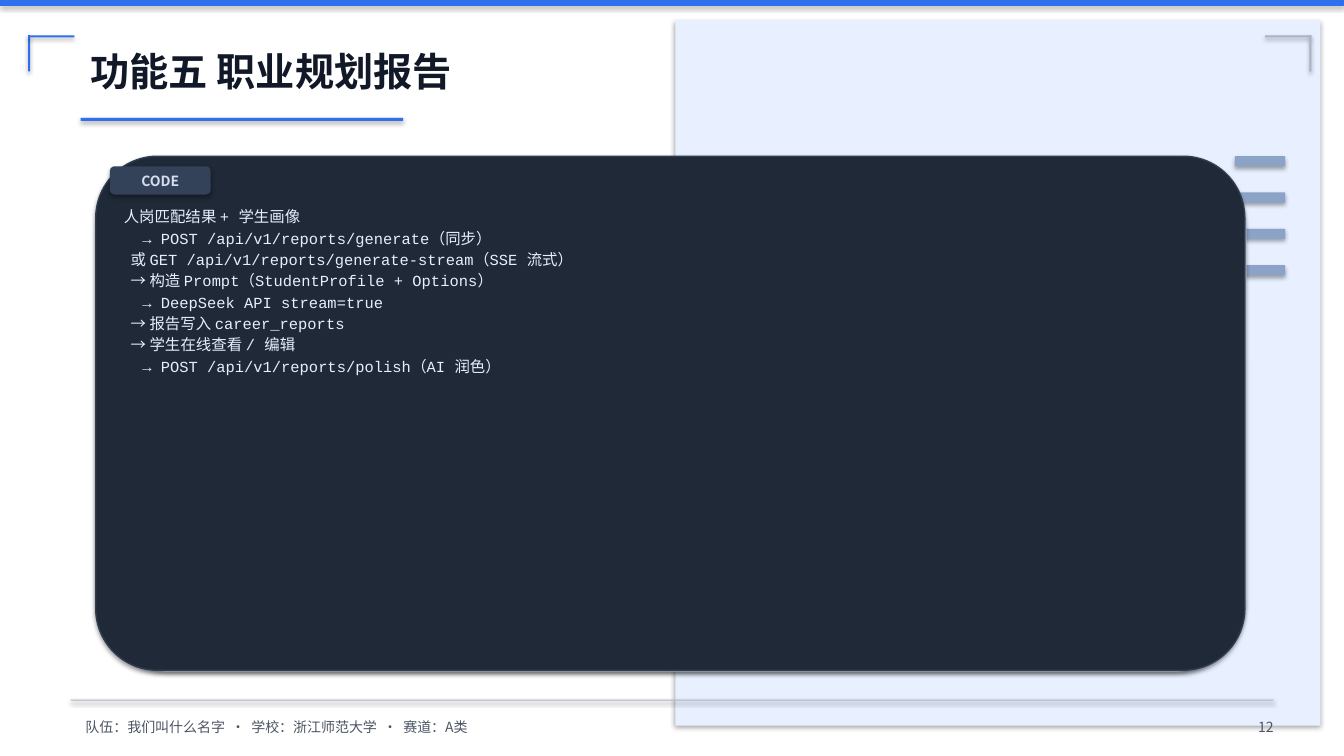
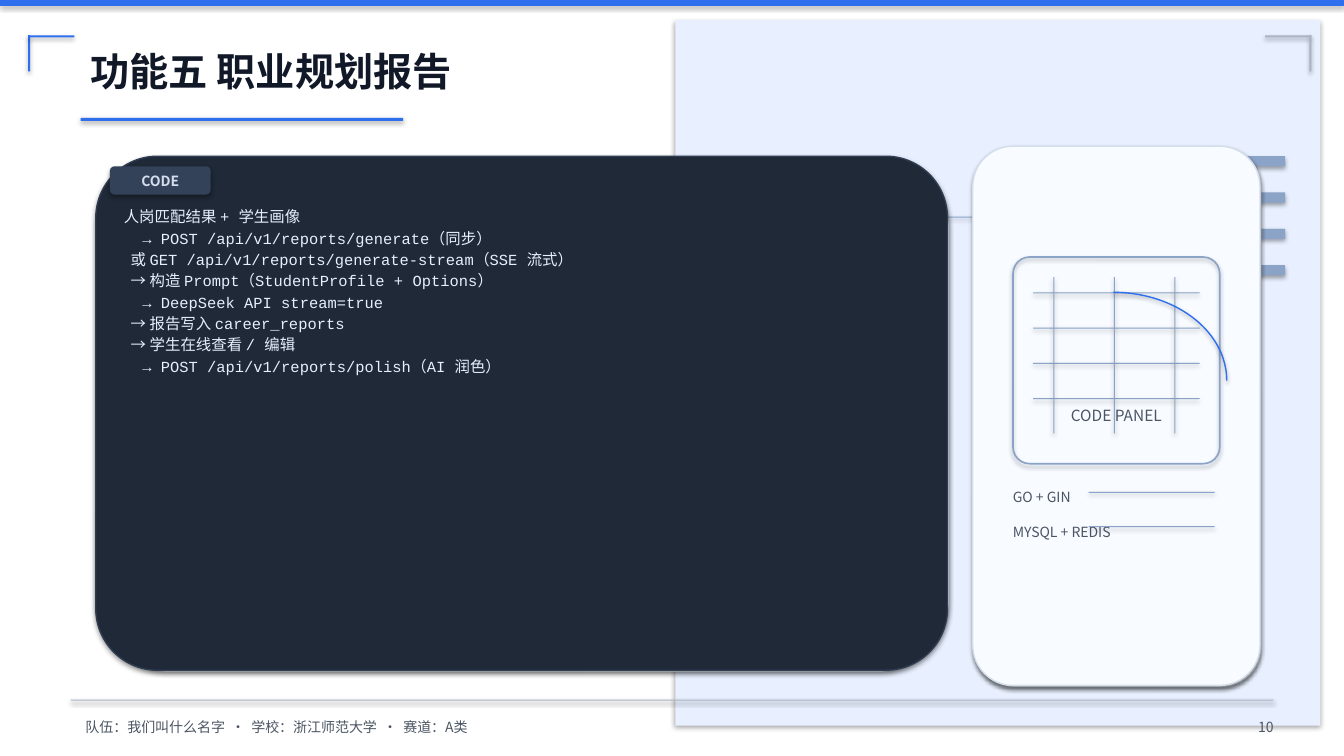
Before and after one commit to ltx-202432110105/quote, a slide deck: slide 11 of slides/competition.pptx (slide 13 before the commit). Drawn at 1344x756 pixels with LibreOffice and Linux fonts; fonts in the diff are those of the drawing; background and template pictures are left out; a plain dark background stands for a picture behind light text. Boxes give left, top, right and bottom in pixels: in the first picture for what was removed or moved away, otherwise in the second. Text is boxed around its words. In the diff, an @@ line names an element or a change of style, - is before the commit and + after.

```diff
--- a/slides/competition.pptx
+++ b/slides/competition.pptx
@@ background #F5F7FA to picture (left out) @@
@@ rounded rectangle added at (973,146,1260,686), fill #F8FBFF, outline #D5DFEA 1 pt, 11 pt, text #4B5563 @@
+CODE PANEL
@@ rounded rectangle added at (974,147,1261,687), fill #E9EEF4 @@
@@ rounded rectangle: place and size @@
-rounded rectangle at (96,156,1245,670)
+rounded rectangle at (96,156,948,670)
@@ rounded rectangle: place and size @@
-rounded rectangle at (97,157,1246,671)
+rounded rectangle at (97,157,949,671)
@@ rounded rectangle added at (1013,257,1220,464), outline #8BA3C7 1.2 pt @@
@@ arc (boxed as its full ellipse) added at (1000,292,1227,469), outline #2F6FED 1 pt @@
@@ rectangle added at (1033,292,1200,293), fill #8BA3C7 @@
@@ rectangle added at (1054,277,1055,434), fill #8BA3C7 @@
@@ rectangle added at (1114,277,1115,434), fill #8BA3C7 @@
@@ rectangle added at (1175,277,1176,434), fill #8BA3C7 @@
@@ rectangle added at (1033,328,1200,329), fill #8BA3C7 @@
@@ rectangle added at (1033,363,1200,364), fill #8BA3C7 @@
@@ rectangle added at (1033,398,1200,399), fill #8BA3C7 @@
@@ text added at (1013,491,1071,502), 10 pt, text #4B5563 @@
+GO + GIN
@@ rectangle added at (1089,492,1215,493), fill #8BA3C7 @@
@@ text added at (1013,526,1111,540), 10 pt, text #4B5563 @@
+MYSQL + REDIS
@@ rectangle added at (1089,526,1215,527), fill #8BA3C7 @@
@@ text at (1258,721,1274,732): text changed @@
-12
+10
```
Also in this commit, not shown: 17 other slides changed, 2 slides added, 2 slides removed, 27 other files.
